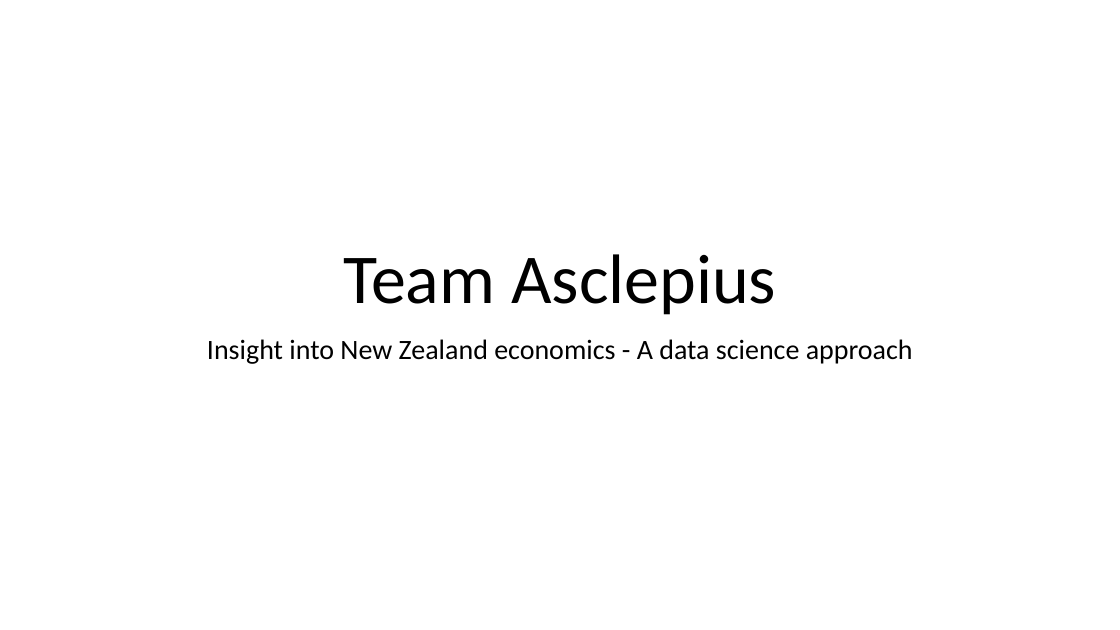
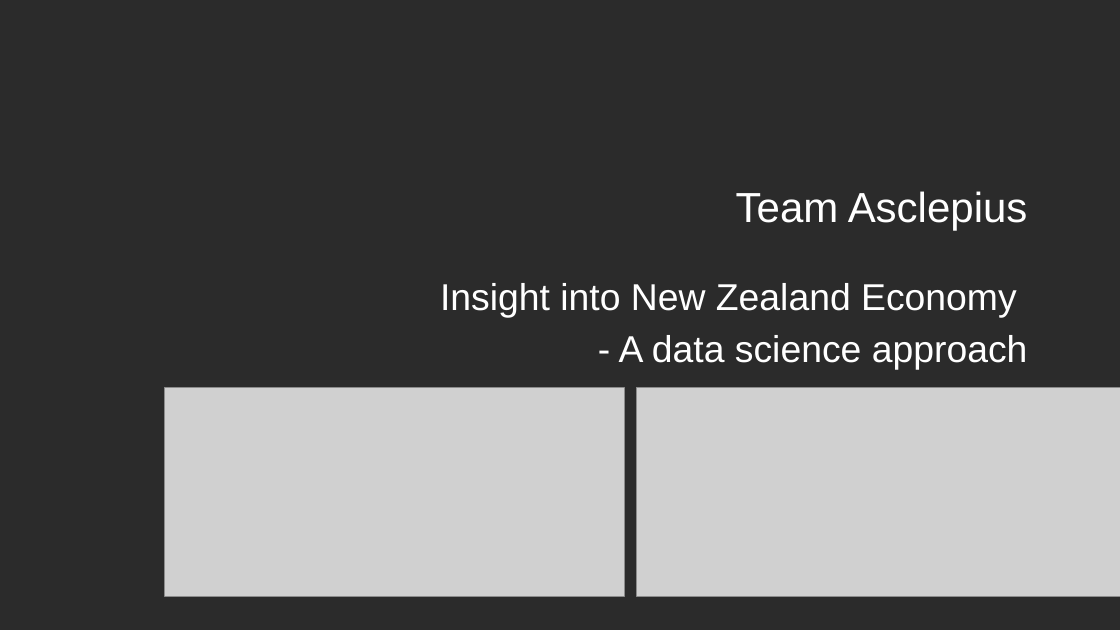
Before and after one commit to ansrali/data422-group-project, a slide deck: slide 1 of Group Project Presentation.pptx. Drawn at 1120x630 pixels with LibreOffice and Linux fonts; fonts in the diff are those of the drawing; grey boxes stand for pictures; background and template pictures are left out; a plain dark background stands for a picture behind light text. Boxes give left, top, right and bottom in pixels: in the first picture for what was removed or moved away, otherwise in the second. Text is boxed around its words. In the diff, an @@ line names an element or a change of style, - is before the commit and + after.

Commit message:
update presentation ppt

```diff
--- a/Group Project Presentation.pptx
+++ b/Group Project Presentation.pptx
@@ background #FFFFFF to picture (left out) @@
@@ title "Team Asclepius": place and size @@
-title "Team Asclepius" at (343,254,776,315)
+title "Team Asclepius" at (736,191,1028,231)
@@ title "Team Asclepius" at (736,191,1028,231): size 60 to 36 pt, font Calibri to Arial, text colour #000000 to #FFFFFF; alignment centre to right; line spacing 0.9 to 1; vertical alignment bottom to middle @@
@@ subtitle at (440,283,1028,370): text changed; size 24 to 32 pt; font Calibri to Arial; text colour #000000 to #FFFFFF @@
-Insight into New Zealand economics - A data science approach
+Insight into New Zealand Economy
+- A data science approach
@@ picture added at (164,388,624,597) @@
@@ picture added at (637,388,1120,597) @@
```
Also in this commit, not shown: 10 other slides changed, 2 slides added, 1 slide removed.
